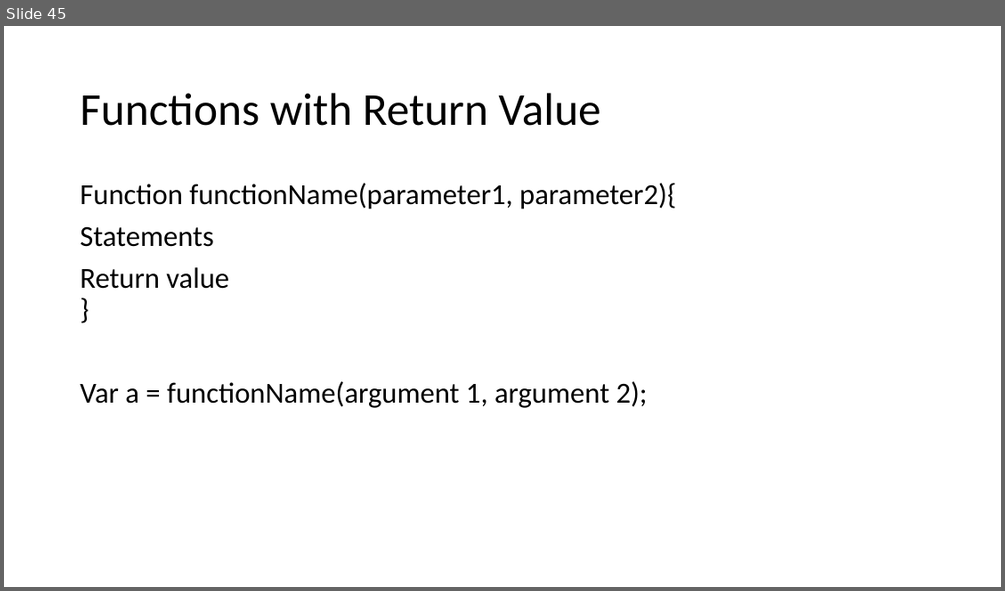
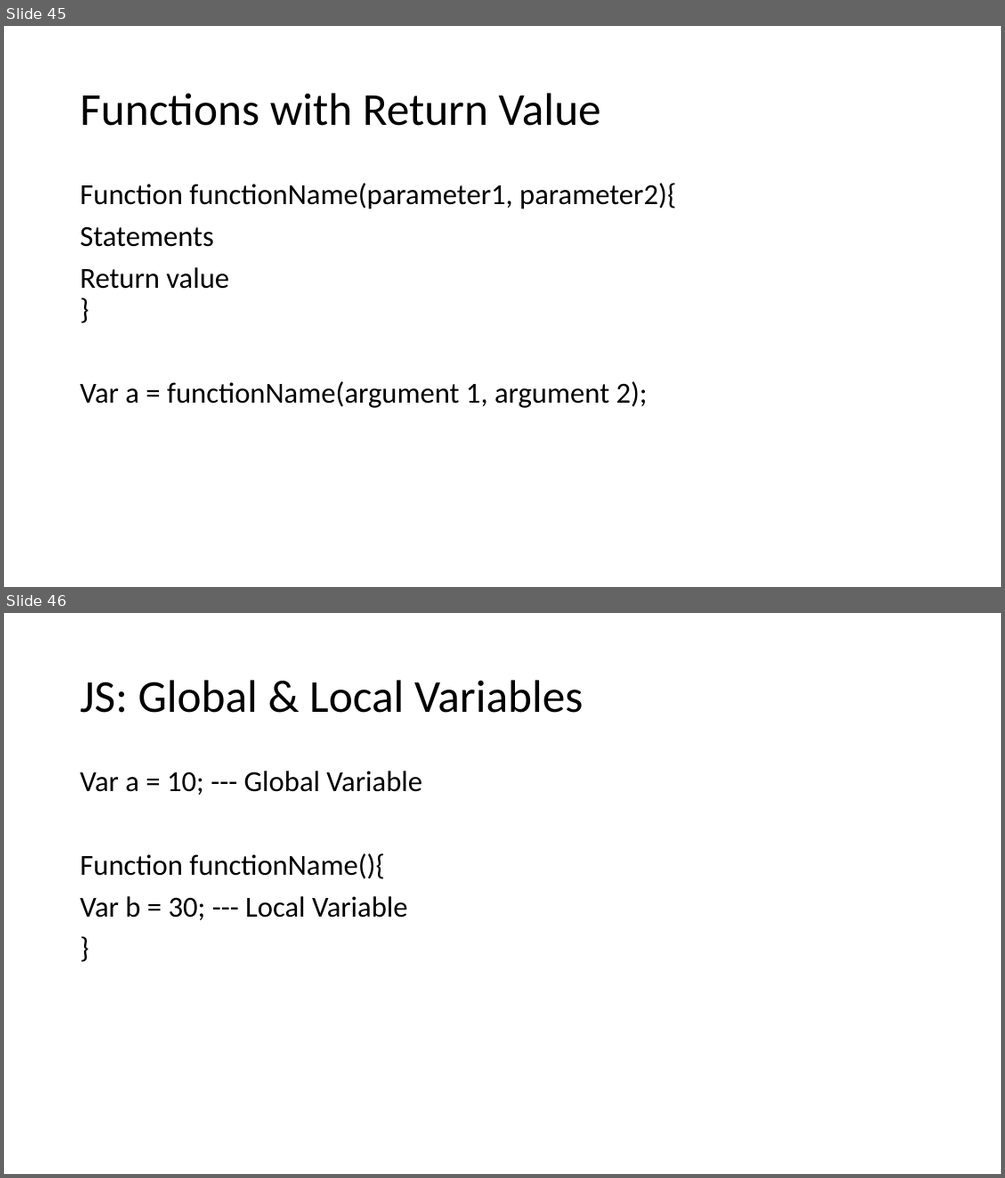
Before and after one commit to PiyushChaturvedii/Batch04, a slide deck: JavaScript.pptx. Shown one above the other, each under a label of ours: slide 45 before the commit, slides 45 and 46 after it. The pictures are 1005x591 and 1005x1178 pixels, drawn with LibreOffice and Linux fonts; fonts in the diff are those of the drawing. Boxes give left, top, right and bottom in pixels: in the first picture for what was removed or moved away, otherwise in the second. Text is boxed around its words. In the diff, an @@ line names an element or a change of style, - is before the commit and + after.

Commit message:
"event,global,loop"

```diff
--- a/JavaScript.pptx
+++ b/JavaScript.pptx
@@ slide 46 added at [4,613,1001,1174], background #FFFFFF @@
@@ title added at [80,680,582,713], 44 pt, text #000000 @@
+JS: Global & Local Variables
@@ text added at [80,771,422,920], 28 pt, text #000000 @@
+Var a = 10; --- Global Variable
+Function functionName(){
+Var b = 30; --- Local Variable
+}
```
Also in this commit, not shown: 7 other slides added, 3 other files.
